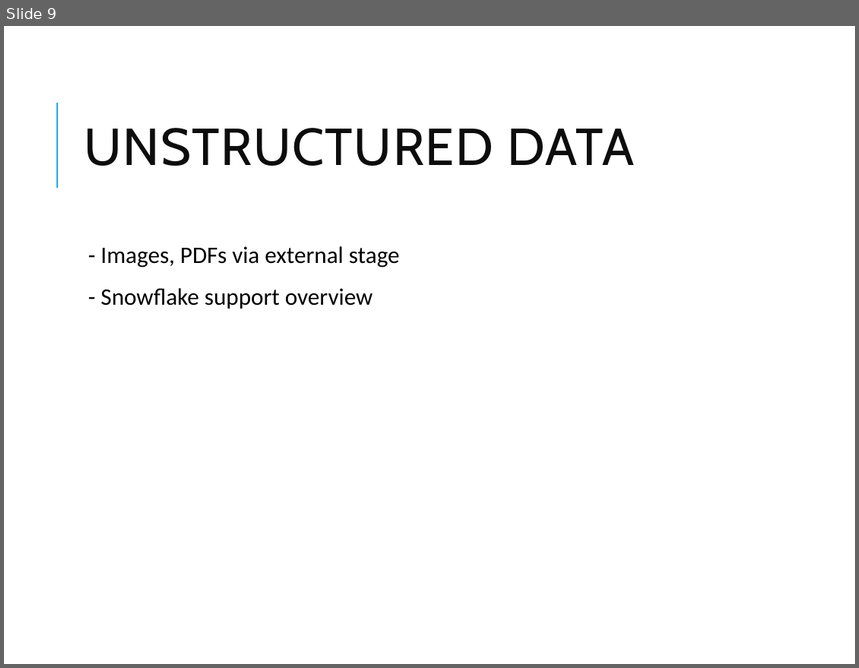
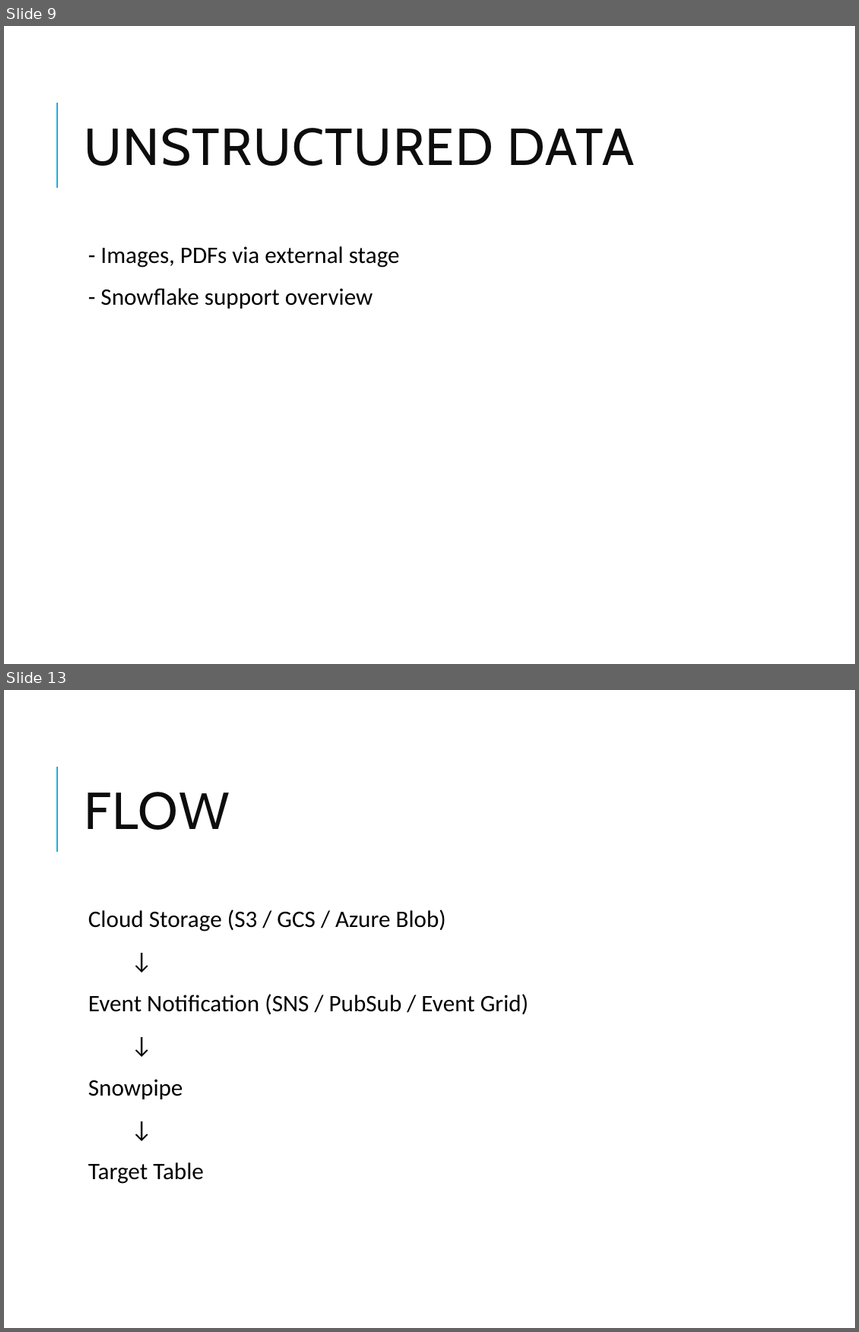
Before and after one commit to vikash-verma-profile/DE-Sig-March-2026, a slide deck: Week-2/Day-5/Snowflake_Modules_4_6.pptx. Shown one above the other, each under a label of ours: slide 9 before the commit, slides 9 and 13 after it; the slides between them are not shown. The pictures are 859x668 and 859x1332 pixels, drawn with LibreOffice and Linux fonts; fonts in the diff are those of the drawing. Boxes give left, top, right and bottom in pixels: in the first picture for what was removed or moved away, otherwise in the second. Text is boxed around its words. In the diff, an @@ line names an element or a change of style, - is before the commit and + after.

```diff
--- a/Week-2/Day-5/Snowflake_Modules_4_6.pptx
+++ b/Week-2/Day-5/Snowflake_Modules_4_6.pptx
@@ slide 13 added at [4,690,855,1328], background #FFFFFF; not listed: 1 template element that a slide beside it also shows @@
@@ title added at [84,792,229,830], 44 pt, text #0D0D0D @@
+FLOW
@@ text added at [88,910,528,1184], 20 pt, text #000000 @@
+  Cloud Storage (S3 / GCS / Azure Blob)
+  ↓
+  Event Notification (SNS / PubSub / Event Grid)
+  ↓
+  Snowpipe
+  ↓
+  Target Table
```
Also in this commit, not shown: 20 slides changed, 4 other slides added, 23 other files.
